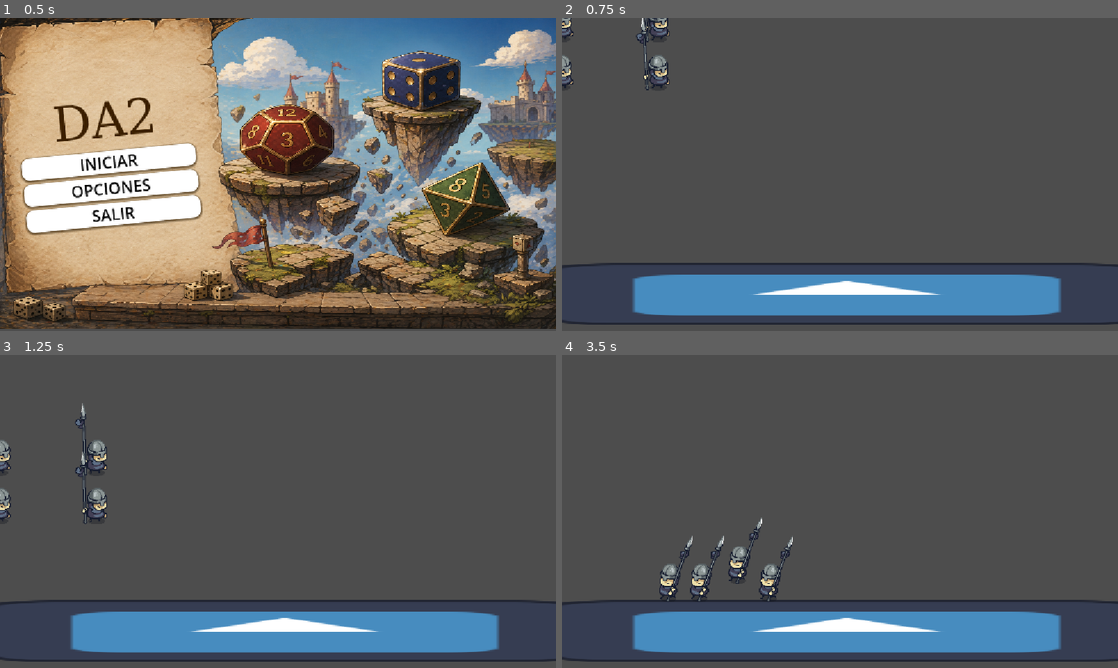
Above: before the commit, frames 1-4 (two rows, left to right).
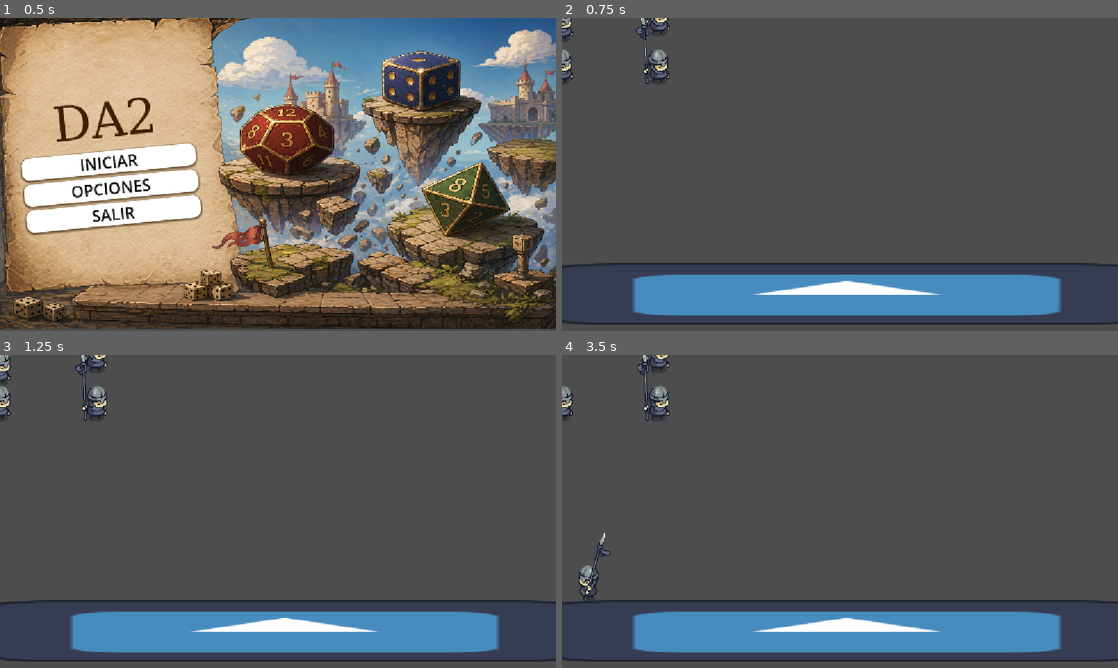
Above: after the commit, the same moments.

Repository: Pablo7776/Motores_Graficos
Game: Godot game, scene res://Escenas/menu_principal.tscn
Same seed, same stepped clock (60 frames per second), same inputs: the game is played once before the commit and once after it. The engine's default icon, where the game draws it, is replaced by a stand-in: a white triangle on a blue panel in a dark square.
Inputs:
- Up to frame 1 (0.5 s): no input
- Up to frame 2 (0.75 s): click "INICIAR" at 0.5 s
- Up to frame 3 (1.25 s): no input
- Up to frame 4 (3.5 s): tap Enter (ui_accept) at 1.25, 1.52, 2.27 s; hold Right (ui_right) 1.28-2.78 s; hold Left (ui_left) from 2.78 s (still down)

Frame 1 is identical in both runs. In frame 2, 0.8% of the frame differs, in the area x 0-20%, y 0-24%; in frame 3, 1.9%; in frame 4, 2.5%, in the area x 0-42%, y 0-79%.

Commit message:
Modificacion PersonajeBase
Esta logica hay que moverla al state machine, ver donde moverlo.

Diff:
--- a/da-2-zafarrancho/modulos/personajes/StateMachine/fuera_de_turno.gd
+++ b/da-2-zafarrancho/modulos/personajes/StateMachine/fuera_de_turno.gd
@@ -1,7 +1,7 @@
 extends State
- #✨Armado en Clase
+#✨Armado en Clase
 func enter(player):
-	player.player_animation("Idle")
+	player.play_animation("Idle")
 	player.set_process(false)
 	player.set_physics_process(false)
 
--- a/da-2-zafarrancho/modulos/personajes/StateMachine/idle_state.gd
+++ b/da-2-zafarrancho/modulos/personajes/StateMachine/idle_state.gd
@@ -5,10 +5,12 @@
 
 func update(player, delta):
 	var direction = Input.get_axis("ui_left", "ui_right")
+	# Esto te saca de tu turno
+	"""
 	if Input.is_action_just_pressed("ui_cancel"):
 		print("ando")
 		player.state_machine.change_state(player.state_machine.fuera_de_turno)
-
+	"""
 	if direction != 0:
 		player.state_machine.change_state(player.state_machine.run_state)
 
--- a/da-2-zafarrancho/modulos/personajes/personaje_base.gd
+++ b/da-2-zafarrancho/modulos/personajes/personaje_base.gd
@@ -16,7 +16,11 @@
 func _on_cambiar_turno(pj, turno_actual): #✨Armado en Clase
 	if pj == self:
 		print("Es mi turno", self)
+		set_physics_process(true)
+		if Input.is_action_just_pressed("ui_cancel"):
+			$"../GestorDeTurnos".siguiente_turno()
 	else:
+		set_physics_process(false)
 		print("no es mi turno", self)
 """
 	if pj.jugador_id == jugador_id:
